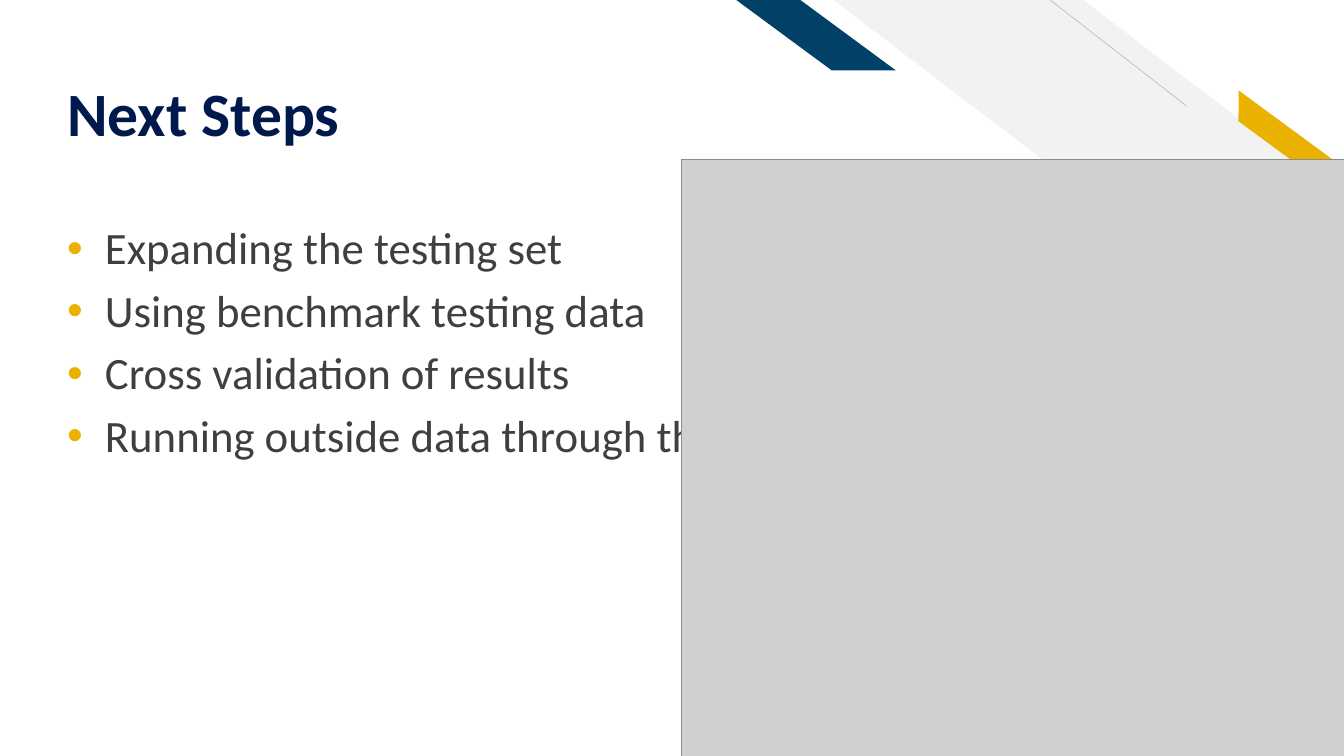
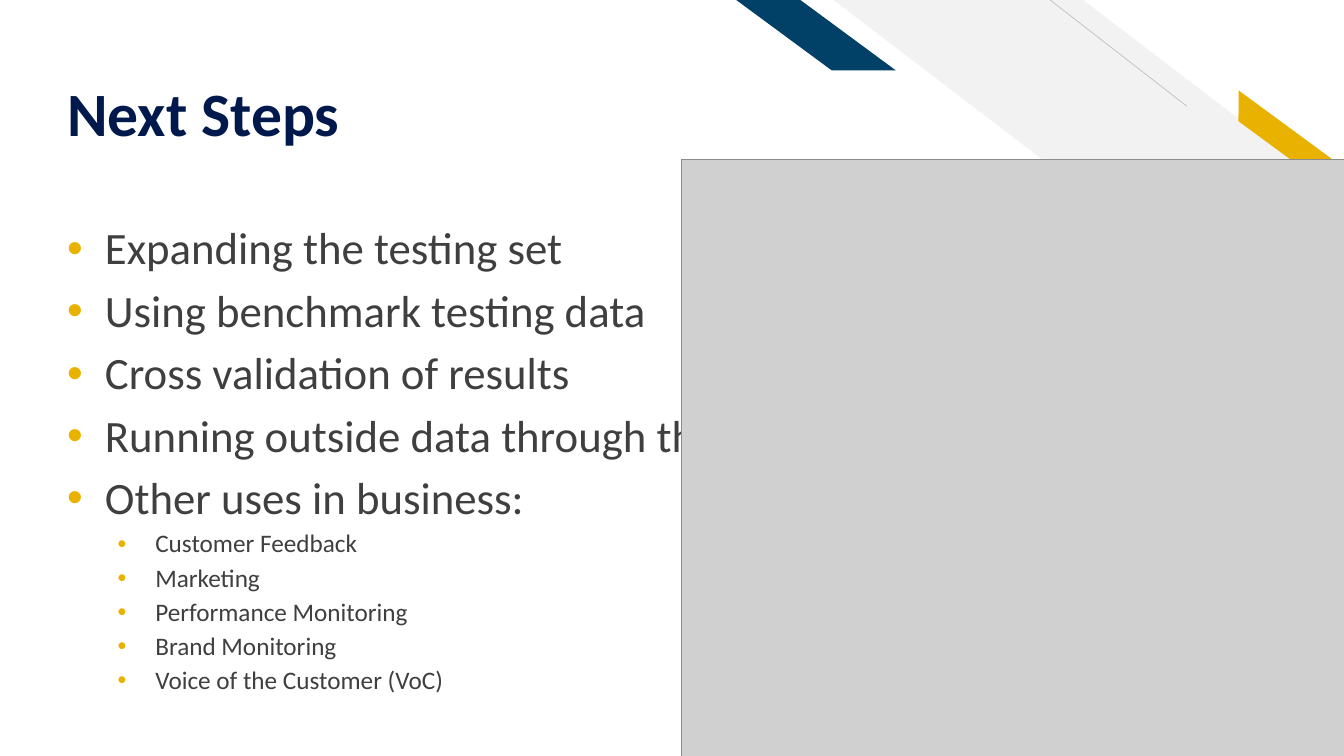
Before and after one commit to sethrpaniagua/Twitter-Sentament-Analysis, a slide deck: slide 18 of ML Group Project_Sentiment Analysis of Twitter Data (1).pptx. Drawn at 1344x756 pixels with LibreOffice and Linux fonts; fonts in the diff are those of the drawing; grey boxes stand for pictures. Boxes give left, top, right and bottom in pixels: in the first picture for what was removed or moved away, otherwise in the second. Text is boxed around its words. In the diff, an @@ line names an element or a change of style, - is before the commit and + after.

```diff
--- a/ML Group Project_Sentiment Analysis of Twitter Data (1).pptx
+++ b/ML Group Project_Sentiment Analysis of Twitter Data (1).pptx
@@ text at bbox=[105, 483, 524, 693]: paragraphs added @@
+• Other uses in business:
+  • Customer Feedback
+  • Marketing
+  • Performance Monitoring
+  • Brand Monitoring
+  • Voice of the Customer (VoC)
```
Also in this commit, not shown: 1 other slide changed.
